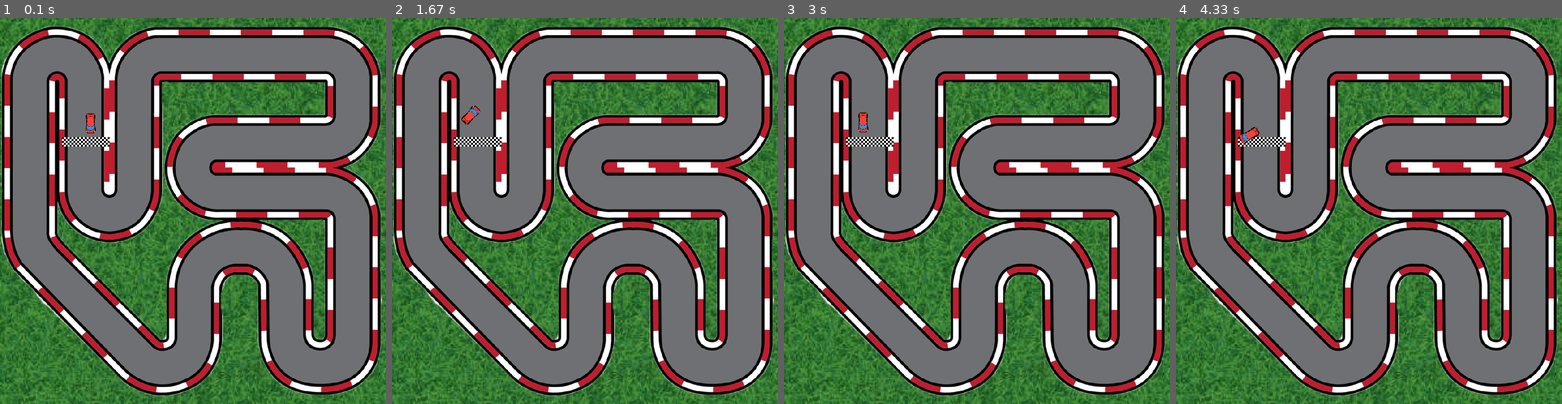
Above: before the commit, frames 1-4 (left to right).
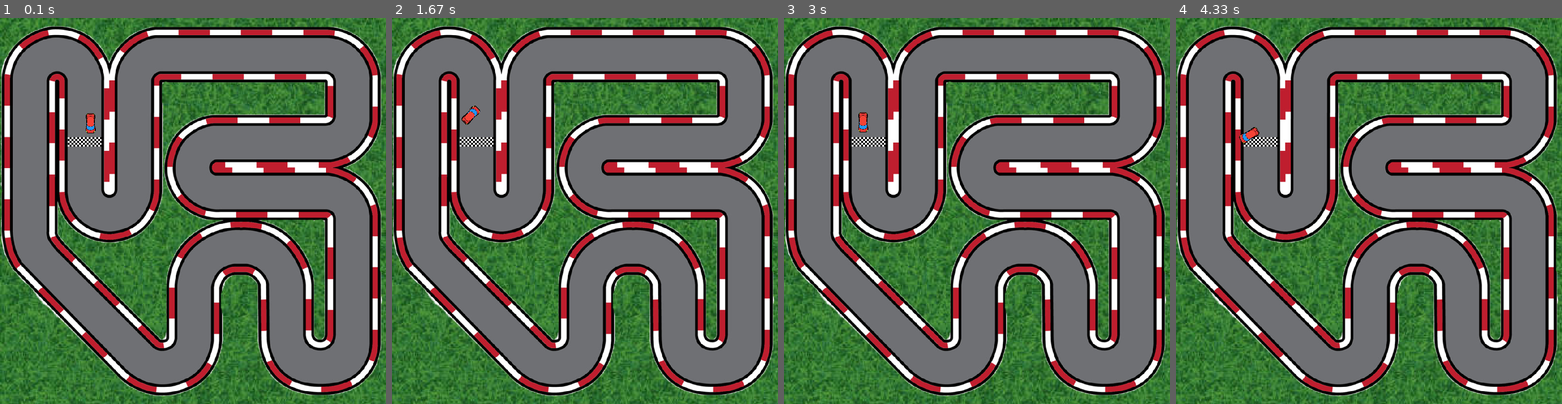
Above: after the commit, the same moments.

Repository: khanyousafzaideveloper/pygames-projects
Game: pygame game, started from imgs/main.py
Same seed, same stepped clock (60 frames per second), same inputs: the game is played once before the commit and once after it.
Inputs:
- Up to frame 1 (0.1 s): no input
- Up to frame 2 (1.67 s): hold D 0.33-0.8 s; hold W 0.83-1.13 s; tap X at 0.9, 1.23, 1.53 s; hold D 1.17-1.63 s
- Up to frame 3 (3 s): hold A 1.67-2.2 s; tap X at 1.73, 2.03, 2.3, 2.6, 2.73 s; hold A 2.23-2.63 s; hold W from 2.67 s (still down)
- Up to frame 4 (4.33 s): release W at 3.03 s; hold D 3.07-3.7 s; tap X at 3.13, 3.43, 3.8, 4.1, 4.3 s; hold A 3.73-4.2 s; hold D from 4.23 s (still down)

The runs differ from the first frame. In frame 1, 1.1% of the frame differs, in the area x 0-100%, y 2-98%; in frame 2, 1.1%; in frame 3, 1.1%; in frame 4, 1.1%.

Commit message:
Finish Line collision

Diff:
--- a/imgs/main.py
+++ b/imgs/main.py
@@ -7,7 +7,9 @@
 TRACK = scale_image(pygame.image.load("imgs/track.png"), 0.9)
 TRACK_BORDER = scale_image(pygame.image.load("imgs/track-border.png"), 0.9)
 TRACK_BORDER_MASK = pygame.mask.from_surface(TRACK_BORDER)
+
 FINISH = pygame.image.load("imgs/finish.png")
+FINISH_MASK = pygame.mask.from_surface(FINISH)
 FINISH_POSITIONS = (130, 250)
 RED_CAR = scale_image(pygame.image.load("imgs/red-car.png"), 0.55)
 GREEN_CAR = scale_image(pygame.image.load("imgs/green-car.png"), 0.55)
@@ -105,7 +107,7 @@
 
 run = True
 clock = pygame.time.Clock()
-images = [(GRASS, (0,0)), (TRACK, (0,0)), (FINISH, FINISH_POSITIONS)]
+images = [(GRASS, (0,0)), (TRACK, (0,0)), (FINISH, FINISH_POSITIONS), (TRACK_BORDER, (0,0))]
 player_car = PlayerCar(4, 4)
 
 while run:
@@ -122,4 +124,7 @@
     if player_car.collide(TRACK_BORDER_MASK) != None:
         player_car.bounce()
 
+    if player_car.collide(FINISH_MASK, *FINISH_POSITIONS) != None:
+        print("Finsh")
+
 pygame.quit()
